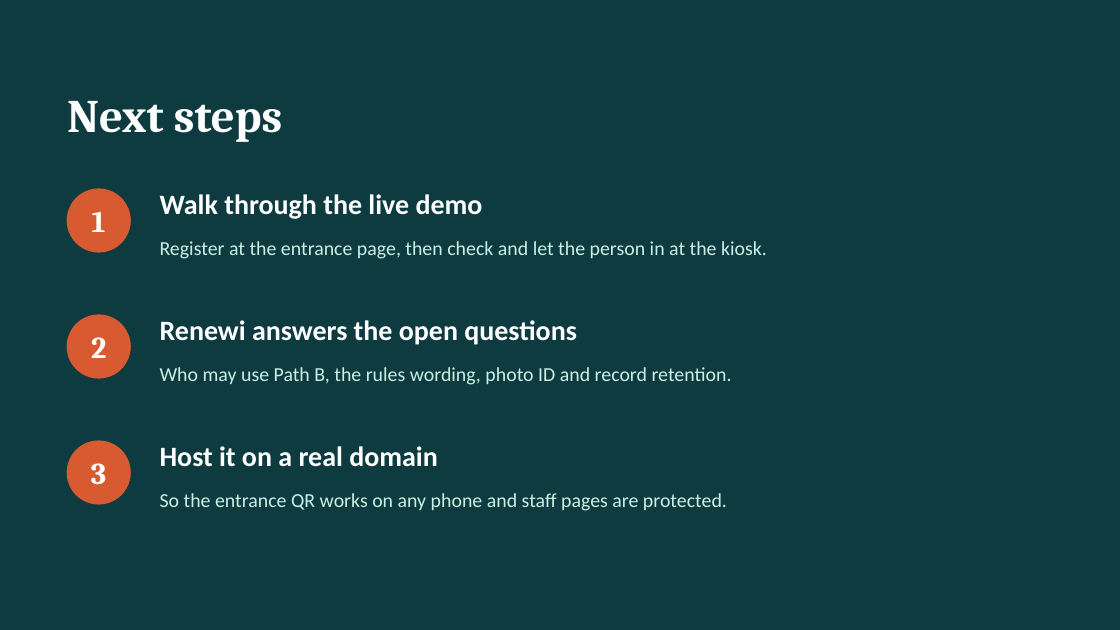
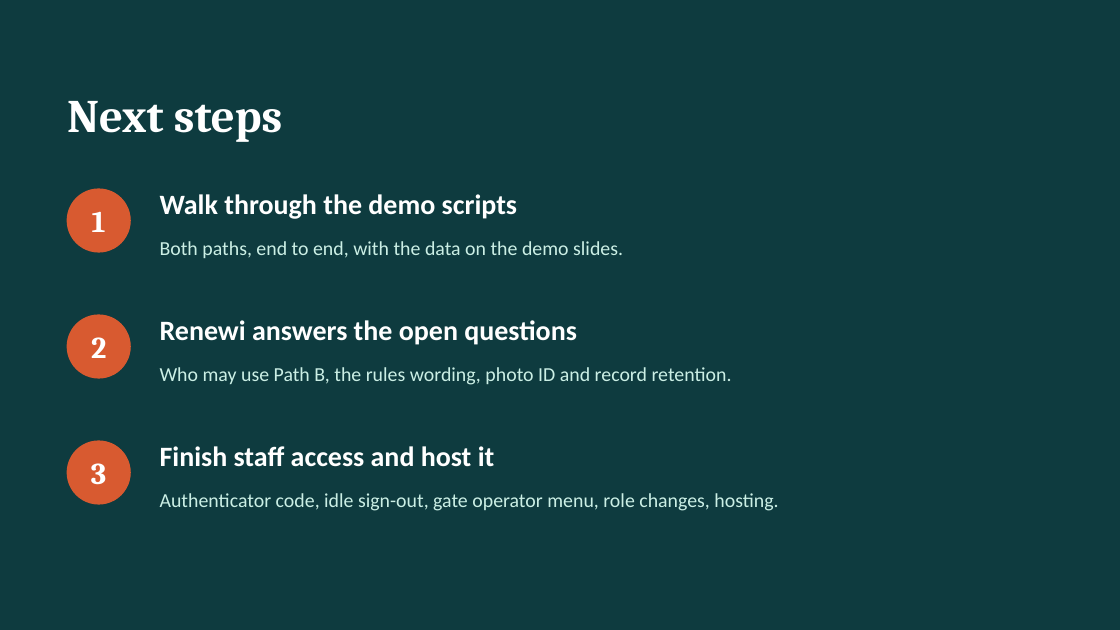
Before and after one commit to Sharon-dt3/vlaardingen_contractor_access, a slide deck: slide 26 of v2/docs/Site-Access-V2-Deck.pptx (slide 15 before the commit). Drawn at 1120x630 pixels with LibreOffice and Linux fonts; fonts in the diff are those of the drawing. Boxes give left, top, right and bottom in pixels: in the first picture for what was removed or moved away, otherwise in the second. Text is boxed around its words. In the diff, an @@ line names an element or a change of style, - is before the commit and + after.

```diff
--- a/v2/docs/Site-Access-V2-Deck.pptx
+++ b/v2/docs/Site-Access-V2-Deck.pptx
@@ text at bbox=[160, 194, 517, 219]: text changed @@
-Walk through the live demo
+Walk through the demo scripts
@@ text at bbox=[160, 241, 623, 258]: text changed @@
-Register at the entrance page, then check and let the person in at the kiosk.
+Both paths, end to end, with the data on the demo slides.
@@ text at bbox=[160, 446, 495, 467]: text changed @@
-Host it on a real domain
+Finish staff access and host it
@@ text at bbox=[160, 493, 778, 511]: text changed @@
-So the entrance QR works on any phone and staff pages are protected.
+Authenticator code, idle sign-out, gate operator menu, role changes, hosting.
```
Also in this commit, not shown: 2 other slides changed, 11 slides added.
